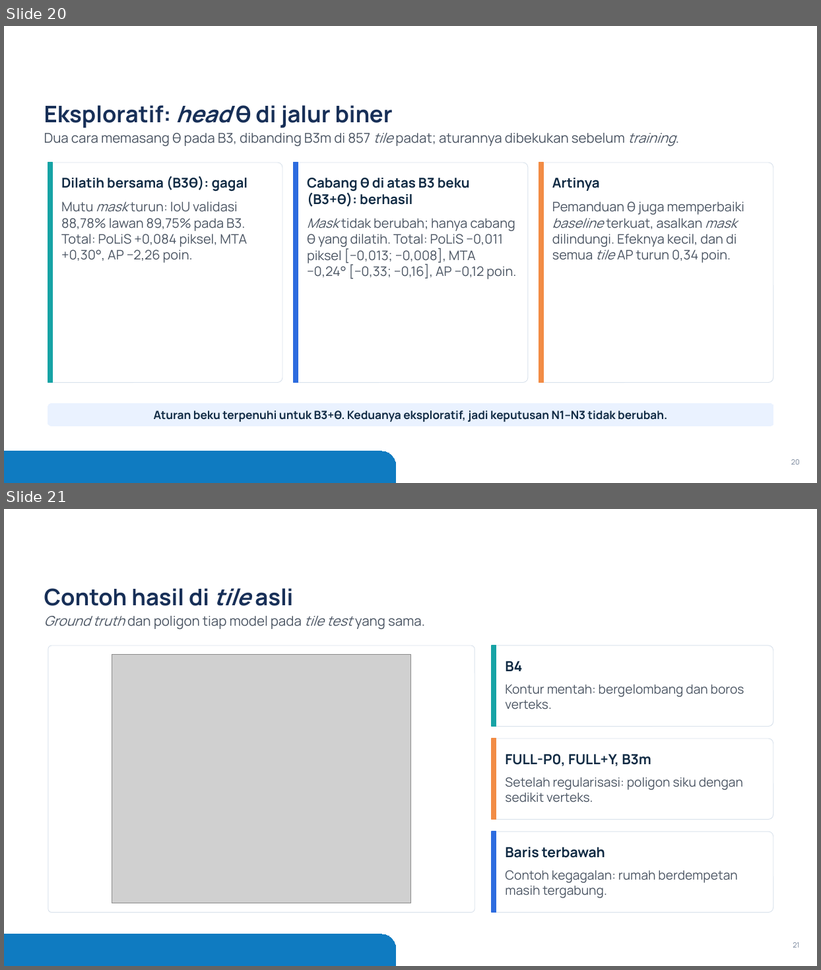
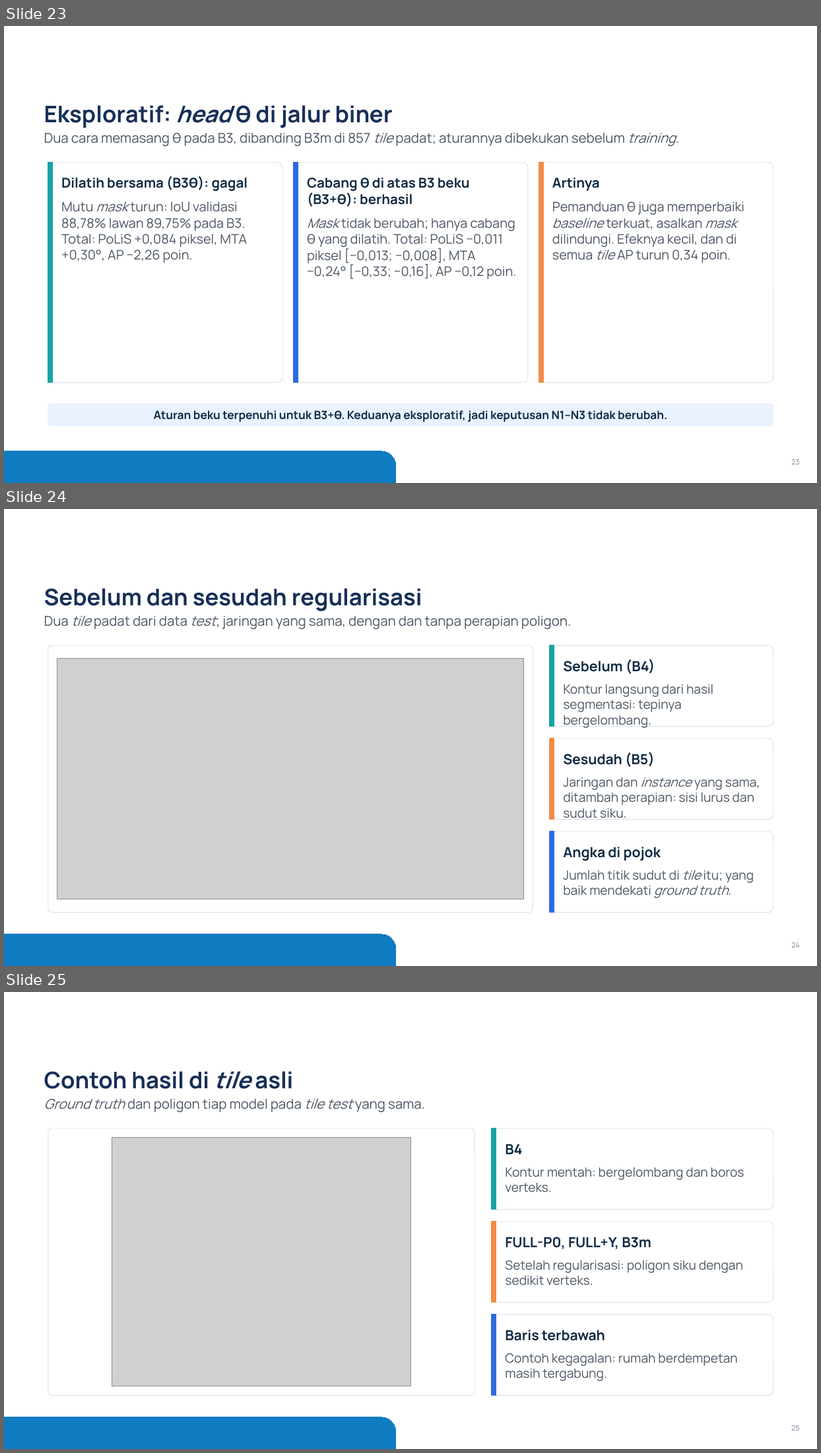
Before and after one commit to mahathirmuh/building-footprint-extraction, a slide deck: slides/densepoly.pptx. Shown one above the other, each under a label of ours: slides 20 and 21 before the commit, slides 23, 24 and 25 after it. The pictures are 821x970 and 821x1453 pixels, drawn with LibreOffice and Linux fonts; fonts in the diff are those of the drawing; grey boxes stand for pictures; background and template pictures are left out. Boxes give left, top, right and bottom in pixels: in the first picture for what was removed or moved away, otherwise in the second. Text is boxed around its words. In the diff, an @@ line names an element or a change of style, - is before the commit and + after.

Commit message:
Deck: positioning table, label examples, per-density comparison, before/after figure, next steps
scripts/figures.py gains --before-after (image, raw contours of B4, regularized polygons of B5, ground truth) and
--labels-excerpt (two rows of the QA figure of the labels). The deck has 32 slides.

```diff
--- a/slides/densepoly.pptx
+++ b/slides/densepoly.pptx
@@ slide 24 added at bbox=[4, 509, 817, 966], background #FFFFFF; not listed: 1 template element that a slide beside it also shows @@
@@ title added at bbox=[44, 588, 422, 611], 27 pt, text #172F57, bold @@
+Sebelum dan sesudah regularisasi
@@ text added at bbox=[44, 616, 571, 629], 16 pt, text #4B5563 @@
+Dua tile padat dari data test; jaringan yang sama, dengan dan tanpa perapian poligon.
@@ rounded rectangle added at bbox=[48, 646, 533, 913], fill #FFFFFF, outline #D9E2EC 0.75 pt @@
@@ rounded rectangle added at bbox=[550, 646, 774, 727], fill #FFFFFF, outline #D9E2EC 0.75 pt @@
@@ rectangle added at bbox=[550, 646, 554, 727], fill #16A3A5, outline #16A3A5 1 pt @@
@@ picture added at bbox=[57, 658, 523, 900] @@
@@ text added at bbox=[563, 659, 714, 728], 15 pt, text #4B5563 @@
+Sebelum (B4)
+Kontur langsung dari hasil segmentasi: tepinya bergelombang.
@@ rounded rectangle added at bbox=[550, 739, 774, 820], fill #FFFFFF, outline #D9E2EC 0.75 pt @@
@@ rectangle added at bbox=[550, 739, 554, 820], fill #F28C45, outline #F28C45 1 pt @@
@@ text added at bbox=[563, 752, 760, 819], 15 pt, text #4B5563 @@
+Sesudah (B5)
+Jaringan dan instance yang sama, ditambah perapian: sisi lurus dan sudut siku.
@@ rounded rectangle added at bbox=[550, 832, 774, 913], fill #FFFFFF, outline #D9E2EC 0.75 pt @@
@@ rectangle added at bbox=[550, 832, 554, 913], fill #2D6CDF, outline #2D6CDF 1 pt @@
@@ text added at bbox=[563, 847, 754, 898], 15 pt, text #4B5563 @@
+Angka di pojok
+Jumlah titik sudut di tile itu; yang baik mendekati ground truth.
@@ page number added at bbox=[791, 943, 799, 948], 8.5 pt, text #718096 @@
+24
@@ what was slide 20 is now slide 23 @@
@@ page number at bbox=[791, 460, 799, 465]: text changed @@
-20
+23
@@ what was slide 21 is now slide 25 @@
@@ page number at bbox=[791, 1426, 800, 1431]: text changed @@
-21
+25
```
Also in this commit, not shown: 4 slides changed, 4 other slides added, 7 other files.
